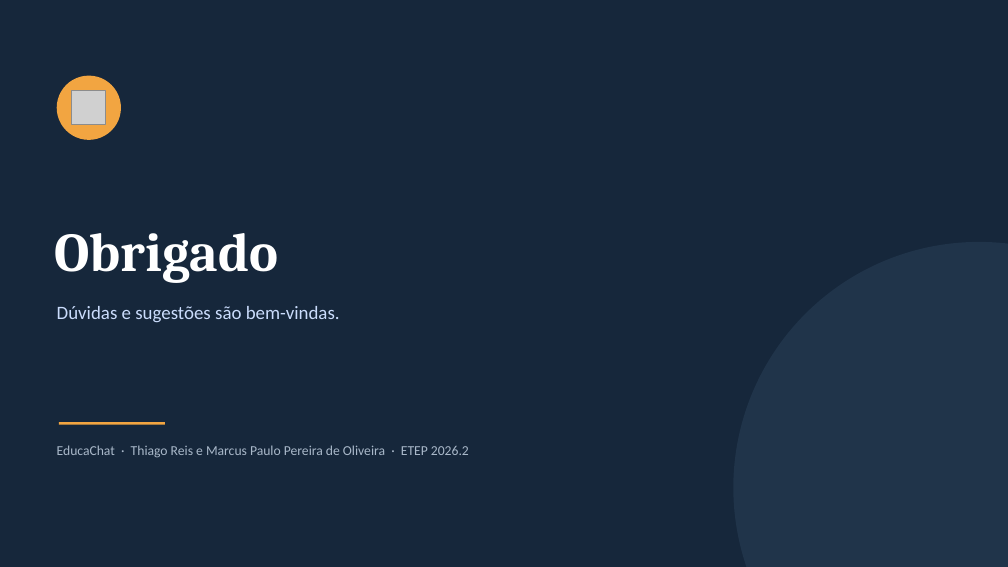
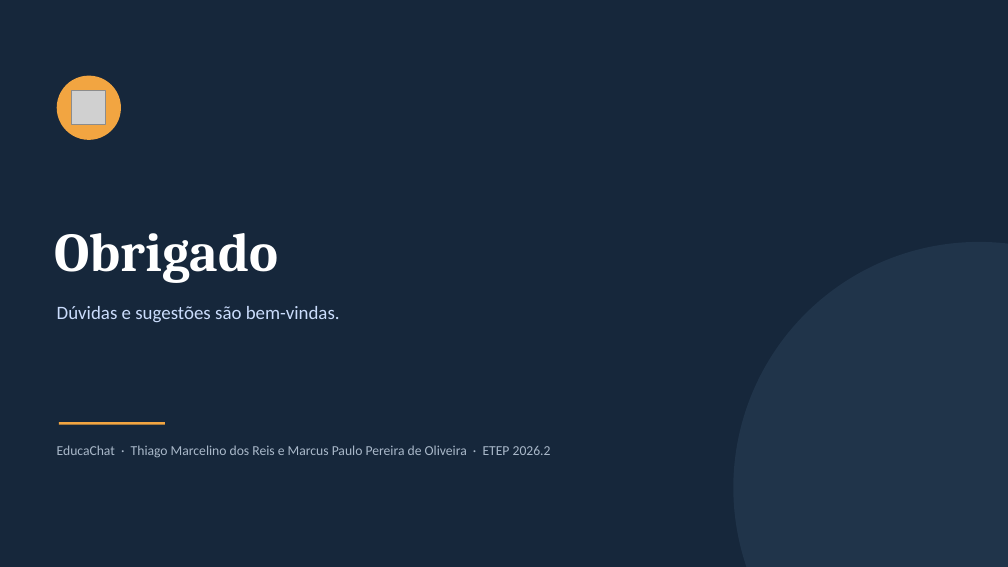
Before and after one commit to thiagoreis12/EducaChat, a slide deck: slide 14 of EducaChat_Apresentacao_Tecnica.pptx (slide 13 before the commit). Drawn at 1008x567 pixels with LibreOffice and Linux fonts; fonts in the diff are those of the drawing; grey boxes stand for pictures. Boxes give left, top, right and bottom in pixels: in the first picture for what was removed or moved away, otherwise in the second. Text is boxed around its words. In the diff, an @@ line names an element or a change of style, - is before the commit and + after.

```diff
--- a/EducaChat_Apresentacao_Tecnica.pptx
+++ b/EducaChat_Apresentacao_Tecnica.pptx
@@ text at bbox=[57, 445, 551, 458]: text changed @@
-EducaChat · Thiago Reis e Marcus Paulo Pereira de Oliveira · ETEP 2026.2
+EducaChat · Thiago Marcelino dos Reis e Marcus Paulo Pereira de Oliveira · ETEP 2026.2
```
Also in this commit, not shown: 10 other slides changed, 1 slide added.
